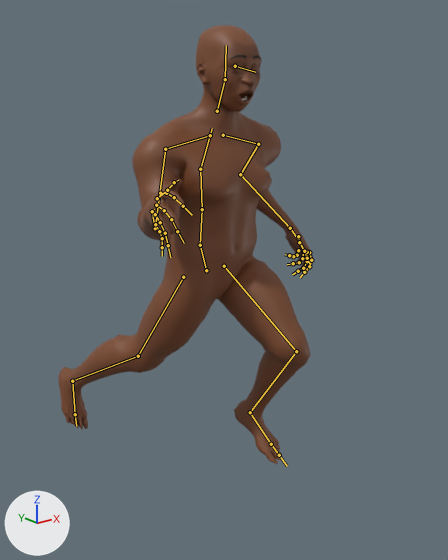
The glTF model client/public/assets/characters/prototype/awd_male_base_lod0.glb as it was, and as the next commit left it.
Before and after are seen from a 50 mm lens placed at (-1.28, -1.704, 1.565), pointed at (0.094, 0.013, 0.878). The axes (+X, +Y, +Z) are drawn at lower left. The lights are the same throughout. The picture after the commit comes second. Both versions are drawn at frame 6 of the action 'run'; the numbers are the values there. The bones that change, and the others that lie on the model, are drawn over the model as lines.

In view in the first picture: 'AWD_Body_male_b0', 'AWD_Brows_b0', 'AWD_Teeth_b0'.
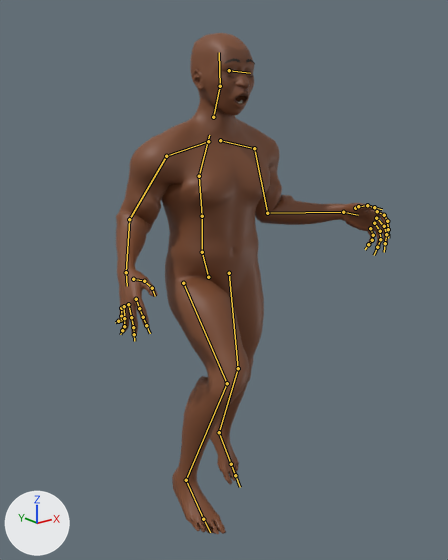
Boxes (x1, y1, x2, y2) around the edits, measured in the pictures (448 x 560 px):
```json
{"object": "AWD_Body_male_b0", "change": "posed", "before": [58, 25, 313, 464], "after": [116, 33, 389, 534], "on screen": "7% wider, 14% taller"}
{"object": "AWD_Brows_b0", "change": "posed", "before": [230, 55, 262, 60], "after": [224, 59, 255, 64]}
{"bone": "Hips", "before": "(206, 270) to (200, 245)", "after": "(208, 277) to (202, 252)"}
{"bone": "LeftUpLeg", "before": "(224, 266) to (296, 351)", "after": "(229, 273) to (238, 368)"}
{"bone": "LeftLeg", "before": "(296, 351) to (250, 412)", "after": "(238, 368) to (219, 432)"}
{"bone": "LeftFoot", "before": "(250, 412) to (271, 444)", "after": "(219, 432) to (231, 464)"}
{"bone": "RightUpLeg", "before": "(183, 277) to (138, 356)", "after": "(183, 283) to (227, 383)"}
{"bone": "RightLeg", "before": "(138, 356) to (72, 381)", "after": "(227, 383) to (186, 480)"}
{"bone": "RightFoot", "before": "(72, 381) to (75, 414)", "after": "(186, 480) to (203, 519)"}
{"bone": "Spine", "before": "(200, 245) to (202, 209)", "after": "(202, 252) to (202, 216)"}
{"bone": "Spine1", "before": "(202, 209) to (200, 169)", "after": "(202, 216) to (199, 176)"}
{"bone": "Spine2", "before": "(200, 169) to (212, 128)", "after": "(199, 176) to (209, 135)"}
{"bone": "LeftArm", "before": "(258, 144) to (240, 174)", "after": "(254, 148) to (267, 213)"}
{"bone": "LeftForeArm", "before": "(240, 174) to (290, 228)", "after": "(267, 213) to (343, 212)"}
{"bone": "LeftHand", "before": "(290, 228) to (297, 238)", "after": "(343, 212) to (358, 215)"}
{"bone": "RightArm", "before": "(165, 149) to (155, 228)", "after": "(166, 156) to (129, 219)"}
{"bone": "RightForeArm", "before": "(155, 228) to (152, 211)", "after": "(129, 219) to (126, 272)"}
{"bone": "RightHand", "before": "(152, 211) to (154, 209)", "after": "(126, 272) to (127, 286)"}
```

The change, as JSON lines over the scene's bpy script:
```json
{"block": "bone_hips", "where": "bone_hips = bpy.data.objects['AWD_Rig'].pose.bones['Hips']"}
{"op": "set", "path": "bone_hips.location", "old": "(-0.002, -0.003, -0.001)", "new": "(0.007, -0.027, -0.01)"}
{"op": "set", "path": "bone_hips.rotation_quaternion", "old": "(0.998, 0.0, 0.054, 0.02)", "new": "(0.999, -0.035, -0.019, -0.006)", "note": "degrees (0, 6, 2) -> degrees (-4, -2, -1)"}
{"block": "bone_leftupleg", "where": "bone_leftupleg = bpy.data.objects['AWD_Rig'].pose.bones['LeftUpLeg']  # child of 'Hips'"}
{"op": "set", "path": "bone_leftupleg.rotation_quaternion", "old": "(0.925, -0.262, -0.048, -0.271)", "new": "(-0.996, -0.061, -0.011, -0.064)", "note": "degrees (-28, -13, -29) -> degrees (7, 1, 7)"}
{"block": "bone_leftleg", "where": "bone_leftleg = bpy.data.objects['AWD_Rig'].pose.bones['LeftLeg']  # child of 'LeftUpLeg'"}
{"op": "set", "path": "bone_leftleg.rotation_quaternion", "old": "(0.772, -0.129, 0.078, 0.616)", "new": "(0.986, -0.034, 0.02, 0.161)", "note": "degrees (-6, 16, 76) -> degrees (-3, 3, 19)"}
{"block": "bone_leftfoot", "where": "bone_leftfoot = bpy.data.objects['AWD_Rig'].pose.bones['LeftFoot']  # child of 'LeftLeg'"}
{"op": "set", "path": "bone_leftfoot.rotation_quaternion", "old": "(0.998, 0.053, -0.005, -0.002)", "new": "(0.986, -0.162, 0.015, 0.005)", "note": "degrees (6, -1, 0) -> degrees (-19, 2, 0)"}
{"block": "bone_rightupleg", "where": "bone_rightupleg = bpy.data.objects['AWD_Rig'].pose.bones['RightUpLeg']  # child of 'Hips'"}
{"op": "set", "path": "bone_rightupleg.rotation_quaternion", "old": "(0.951, -0.279, -0.039, -0.126)", "new": "(0.926, 0.341, 0.048, 0.155)", "note": "degrees (-32, -8, -13) -> degrees (40, -1, 19)"}
{"block": "bone_rightleg", "where": "bone_rightleg = bpy.data.objects['AWD_Rig'].pose.bones['RightLeg']  # child of 'RightUpLeg'"}
{"op": "set", "path": "bone_rightleg.rotation_quaternion", "old": "(0.98, 0.111, -0.024, -0.162)", "new": "(0.827, 0.312, -0.069, -0.458)", "note": "degrees (13, -1, -19) -> degrees (36, 10, -55)"}
{"block": "bone_rightfoot", "where": "bone_rightfoot = bpy.data.objects['AWD_Rig'].pose.bones['RightFoot']  # child of 'RightLeg'"}
{"op": "set", "path": "bone_rightfoot.rotation_quaternion", "old": "(0.999, -0.046, -0.004, -0.001)", "new": "(0.999, 0.045, 0.004, 0.001)", "note": "degrees (-5, 0, 0) -> degrees (5, 0, 0)"}
{"block": "bone_spine", "where": "bone_spine = bpy.data.objects['AWD_Rig'].pose.bones['Spine']  # child of 'Hips'"}
{"op": "set", "path": "bone_spine.rotation_quaternion", "old": "(0.998, -0.052, -0.033, -0.002)", "new": "(-0.999, 0.044, -0.01, -0.001)", "note": "degrees (-6, -4, 0) -> degrees (-5, 1, 0)"}
{"block": "bone_spine1", "where": "bone_spine1 = bpy.data.objects['AWD_Rig'].pose.bones['Spine1']  # child of 'Spine'"}
{"op": "set", "path": "bone_spine1.rotation_quaternion", "old": "(1.0, 0.0, 0.0, 0.0)", "new": "(1.0, 0.017, 0.0, 0.0)", "note": "degrees (0, 0, 0) -> degrees (2, 0, 0)"}
{"block": "bone_spine2", "where": "bone_spine2 = bpy.data.objects['AWD_Rig'].pose.bones['Spine2']  # child of 'Spine1'"}
{"op": "set", "path": "bone_spine2.rotation_quaternion", "old": "(0.998, -0.035, -0.047, -0.016)", "new": "(-1.0, 0.026, -0.016, -0.005)", "note": "degrees (-4, -5, -2) -> degrees (-3, 2, 1)"}
{"block": "bone_leftarm", "where": "bone_leftarm = bpy.data.objects['AWD_Rig'].pose.bones['LeftArm']  # child of 'LeftShoulder'"}
{"op": "set", "path": "bone_leftarm.rotation_quaternion", "old": "(0.913, -0.146, 0.145, 0.353)", "new": "(0.984, -0.173, -0.012, -0.033)", "note": "degrees (-10, 22, 40) -> degrees (-20, -2, -3)"}
{"block": "bone_leftforearm", "where": "bone_leftforearm = bpy.data.objects['AWD_Rig'].pose.bones['LeftForeArm']  # child of 'LeftArm'"}
{"op": "set", "path": "bone_leftforearm.rotation_quaternion", "old": "(0.943, 0.299, -0.101, -0.103)", "new": "(0.907, 0.377, -0.146, -0.122)", "note": "degrees (36, -7, -15) -> degrees (47, -10, -20)"}
{"block": "bone_lefthand", "where": "bone_lefthand = bpy.data.objects['AWD_Rig'].pose.bones['LeftHand']  # child of 'LeftForeArm'"}
{"op": "set", "path": "bone_lefthand.rotation_quaternion", "old": "(0.998, -0.059, 0.03, 0.024)", "new": "(0.993, -0.102, 0.052, 0.041)", "note": "degrees (-7, 4, 3) -> degrees (-12, 6, 4)"}
{"block": "bone_rightarm", "where": "bone_rightarm = bpy.data.objects['AWD_Rig'].pose.bones['RightArm']  # child of 'RightShoulder'"}
{"op": "set", "path": "bone_rightarm.rotation_quaternion", "old": "(0.961, -0.158, 0.086, 0.211)", "new": "(0.966, -0.165, -0.076, -0.179)", "note": "degrees (-16, 13, 23) -> degrees (-17, -12, -19)"}
{"block": "bone_rightforearm", "where": "bone_rightforearm = bpy.data.objects['AWD_Rig'].pose.bones['RightForeArm']  # child of 'RightArm'"}
{"op": "set", "path": "bone_rightforearm.rotation_quaternion", "old": "(0.906, 0.377, 0.146, 0.122)", "new": "(0.925, 0.341, 0.125, 0.113)", "note": "degrees (47, 10, 20) -> degrees (42, 9, 17)"}
{"block": "bone_righthand", "where": "bone_righthand = bpy.data.objects['AWD_Rig'].pose.bones['RightHand']  # child of 'RightForeArm'"}
{"op": "set", "path": "bone_righthand.rotation_quaternion", "old": "(0.998, -0.061, -0.03, -0.015)", "new": "(0.993, -0.107, -0.052, -0.026)", "note": "degrees (-7, -3, -2) -> degrees (-12, -6, -2)"}
```
